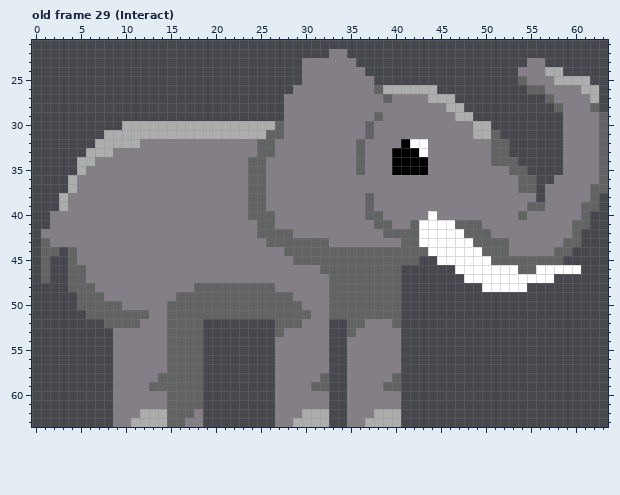
Pixel-art file, stored at ElephantHyenaAndKare/Assets/Assets/Elephant.aseprite. Above is the file before it was changed.
64x64 pixels, 51 frames. Shown: old frame 29 (Interact): x 0..63, y 21..63. The commit also changed other frames, which this record leaves out.
The result:
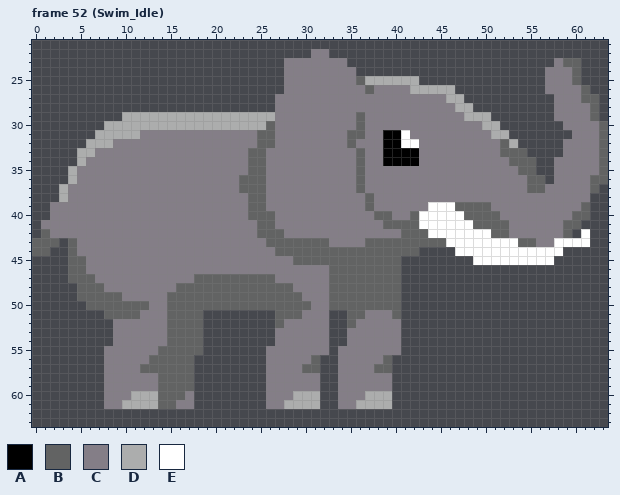
Palette (. is transparent): A #000000  B #626363  C #847e87  D #acadad  E #ffffff
A new or re-ordered frame is compared with the old frame closest to it.
Edits made:
frames 51 -> 62
--- frame 52 (Swim_Idle) is new; against old frame 29 (Interact), layers "Layer 1", "Layer 2"
@@ x 0..63 @@
 21 ................................................................
-22 .................................CC.............................
-23 ..............................CCCCCC...................CC.......
-24 ..............................CCCCCCC.................CCCDD.....
-25 ..............................CCCCCCCC................BCCCDDDD..
-26 .............................CCCCCCCCCBDDDDDD..........BBCCCCDD.
-27 ............................CCCCCCCCCCCBCCCCDDD..........BCCCCD.
-28 ............................CCCCCCCCCCCCCCCCCCDD..........BCCCB.
-29 ............................CCCCCCCCCCBCCCCCCCCDD..........CCCCB
-30 ..........DDDDDDDDDDDDDDDDDBCCCCCCCCCBCCCCCCCCCCCDD........CCCCB
-31 ........DDDDDDDDDDDDDDDDDDBBCCCCCCCCCBCCCCCCCCCCCDDB.......CCCCB
-32 .......DDDDDCCCCCCCCCCCCCBBCCCCCCCCCBCCCCAEECCCCCCCBB......CCCCB
-33 ......DDDCCCCCCCCCCCCCCCCBBCCCCCCCCCBCCCAAAECCCCCCCBB......CCCCB
-34 .....DDCCCCCCCCCCCCCCCCCBBCCCCCCCCCCBCCCAAAACCCCCCCBBB.....CCCCB
-35 .....DCCCCCCCCCCCCCCCCCCBBCCCCCCCCCCBCCCAAAACCCCCCCCCBB....CCCCB
-36 ....DCCCCCCCCCCCCCCCCCCCBBCCCCCCCCCCCCCCCCCCCCCCCCCCCCBB..CCCCCB
-37 ....DCCCCCCCCCCCCCCCCCCCBBCCCCCCCCCCCCCCCCCCCCCCCCCCCCBB.CCCCCBB
-38 ...DCCCCCCCCCCCCCCCCCCCCBBCCCCCCCCCCCBCCCCCCCCCCCCCCCCCC.CCCCCB.
-39 ...DCCCCCCCCCCCCCCCCCCCCBBCCCCCCCCCCCBCCCCCCCCCCCCCCCCCBBCCCCBB.
-40 ..CCCCCCCCCCCCCCCCCCCCCCBBBCCCCCCCCCCBBCCCCCECCCCCCCCCBCCCCCCB..
-41 ..CCCCCCCCCCCCCCCCCCCCCCCBBCCCCCCCCCCCBBCCBEEEEBBBCCCCCCCCCCBB..
-42 .CCCCCCCCCCCCCCCCCCCCCCCCBBBBCCCCCCCCCCBBBBEEEEEBBBCCCCCCCCCB...
-43 .BCCCCCCCCCCCCCCCCCCCCCCCCBBBBBBBCCCCCCCCBBEEEEEEBBBBCCCCCCBB...
-44 .BB.BCCCCCCCCCCCCCCCCCCCCCCCBBBBBBBBBBBBBBBBEEEEEEBBBCCCCCBB....
-45 .B..BCCCCCCCCCCCCCCCCCCCCCCCCBBBBBBBBBBBBBB..EEEEEEBBBBBBBB.....
-46 .B..BBCCCCCCCCCCCCCCCCCCCCCCCCCCBBBBBBBBB......EEEEEEEBBEEEEE...
-47 .B..BBCCCCCCCCCCCCCCCCCCCCCCCCCCCBBBBBBBB.......EEEEEEEEEE......
-48 ....BBBCCCCCCCCCCCBBBBBBBBBCCCCCCBBBBBBBB.........EEEEE.........
-49 .....BBBCCCCCCCCBBBBBBBBBBBBBCCCCBBBBBBBB.......................
-50 .....BBBBBCCCCCBBBBBBBBBBBBBBBCCCBBBBBBBB.......................
-51 ......BBBBBBBCCBBBBBBBBBBBBBBBBCCBBBBBBBB.......................
-52 ........BBBBCCCBBBB........BBBCCC..BBCCCB.......................
-53 .........CCCCCCBBBB........BCCCCC..BCCCCC.......................
+22 ...............................CC...............................
+23 ............................CCCCCCC.......................CBB...
+24 ............................CCCCCCCC.....................CCCB...
+25 ............................CCCCCCCCBDDDDDD..............CCCB...
+26 ............................CCCCCCCCCBCCCCDDDDD..........CCCCB..
+27 ...........................CCCCCCCCCCCCCCCCCCCDD..........CCCBB.
+28 ...........................CCCCCCCCCCCCCCCCCCCCDD.........CCCCB.
+29 ..........DDDDDDDDDDDDDDDDDCCCCCCCCCBCCCCCCCCCCCDDD.......CCCCB.
+30 ........DDDDDDDDDDDDDDDDDDBCCCCCCCCCBCCCCCCCCCCCCCDD.......CCCCB
+31 .......DDDDDCCCCCCCCCCCCCBBCCCCCCCCBBCCAAECCCCCCCCCDD.......CCCB
+32 ......DDDCCCCCCCCCCCCCCCCBBCCCCCCCCBCCCAAEECCCCCCCCCBD.....CCCCB
+33 .....DDCCCCCCCCCCCCCCCCCBBCCCCCCCCCCBCCAAAACCCCCCCCCBBB....CCCCB
+34 .....DCCCCCCCCCCCCCCCCCCBBCCCCCCCCCCBCCAAAACCCCCCCCCCBBB..CCCCCB
+35 ....DCCCCCCCCCCCCCCCCCCCBBCCCCCCCCCCBCCCCCCCCCCCCCCCCCBB..CCCCCB
+36 ....DCCCCCCCCCCCCCCCCCCBBBCCCCCCCCCCBCCCCCCCCCCCCCCCCCCBB.CCCCBB
+37 ...DCCCCCCCCCCCCCCCCCCCBBBCCCCCCCCCCBCCCCCCCCCCCCCCCCCCBBCCCCCB.
+38 ...DCCCCCCCCCCCCCCCCCCCCBBCCCCCCCCCCCBCCCCCCCCCCCCCCCCCCCCCCCC..
+39 ..CCCCCCCCCCCCCCCCCCCCCCBBCCCCCCCCCCCBCCCCCCEEEBBBBCCCCCCCCCCB..
+40 ..CCCCCCCCCCCCCCCCCCCCCCBBBCCCCCCCCCCCBBCCBEEEEEBBBBCCCCCCCCBB..
+41 .CCCCCCCCCCCCCCCCCCCCCCCCBBCCCCCCCCCCCCBBBBEEEEEEBBBBCCCCCCBB...
+42 .BCCCCCCCCCCCCCCCCCCCCCCCBBBCCCCCCCCCCCCCBBBEEEEEEEBBCCCCCCB.E..
+43 BBB.BCCCCCCCCCCCCCCCCCCCCCBBBBBBBCCCCBBBBBBBBBEEEEEEEEBBCCEEEE..
+44 BB..BCCCCCCCCCCCCCCCCCCCCCCBBBBBBBBBBBBBBBB....EEEEEEEEEEEE.....
+45 ....BBCCCCCCCCCCCCCCCCCCCCCCCBBBBBBBBBBBB........EEEEEEEEE......
+46 ....BBCCCCCCCCCCCCCCCCCCCCCCCCCCCBBBBBBBB.......................
+47 ....BBBCCCCCCCCCCCBBBBBBBBBCCCCCCBBBBBBBB.......................
+48 .....BBBCCCCCCCCBBBBBBBBBBBBBCCCCBBBBBBBB.......................
+49 .....BBBBBCCCCCBBBBBBBBBBBBBBBCCCBBBBBBBB.......................
+50 ......BBBBBBBCCBBBBBBBBBBBBBBBBCCBBBBBBBB.......................
+51 ........BBBBCCCBBBB........BBBCCC..BBCCCB.......................
+52 .........CCCCCCBBBB........BCCCCC..BCCCCC.......................
+53 .........CCCCCCBBBB........CCCCCC..CCCCCC.......................
 54 .........CCCCCCBBBB........CCCCCC..CCCCCC.......................
-55 .........CCCCCCBBBB........CCCCCC..CCCCCC.......................
-56 .........CCCCCCBBBB........CCCCCC..CCCCCC.......................
-57 .........CCCCCCBBBB........CCCCCC..CCCCCC.......................
-58 .........CCCCCBBBBB........CCCCCB..CCCCCB.......................
-59 .........CCCCBBBBBB........CCCCBB..CCCCBB.......................
-60 .........CCCCCCBBBB........CCCCCC..CCCCCC.......................
-61 .........CCCCCCBBBB........CCCCCC..CCCCCC.......................
-62 .........CCCDDDBBBC........CCCDDD..CCCDDD.......................
-63 .........CCDDDDBBCC........CCDDDD..CCDDDD.......................
+55 ........CCCCCCBBBBB.......CCCCCCC.CCCCCCC.......................
+56 ........CCCCCBBBBB........CCCCCB..CCCCCB........................
+57 ........CCCCBBBBBB........CCCCBB..CCCCBB........................
+58 ........CCCCCCBBBB........CCCCCC..CCCCCC........................
+59 ........CCCCCCBBBB........CCCCCC..CCCCCC........................
+60 ........CCCDDDBBBC........CCCDDD..CCCDDD........................
+61 ........CCDDDDBBCC........CCDDDD..CCDDDD........................
+62 ................................................................
+63 ................................................................
Changed places in both pictures, as pixel boxes (x1, y1, x2, y2):
changed: (32, 49, 608, 427)
